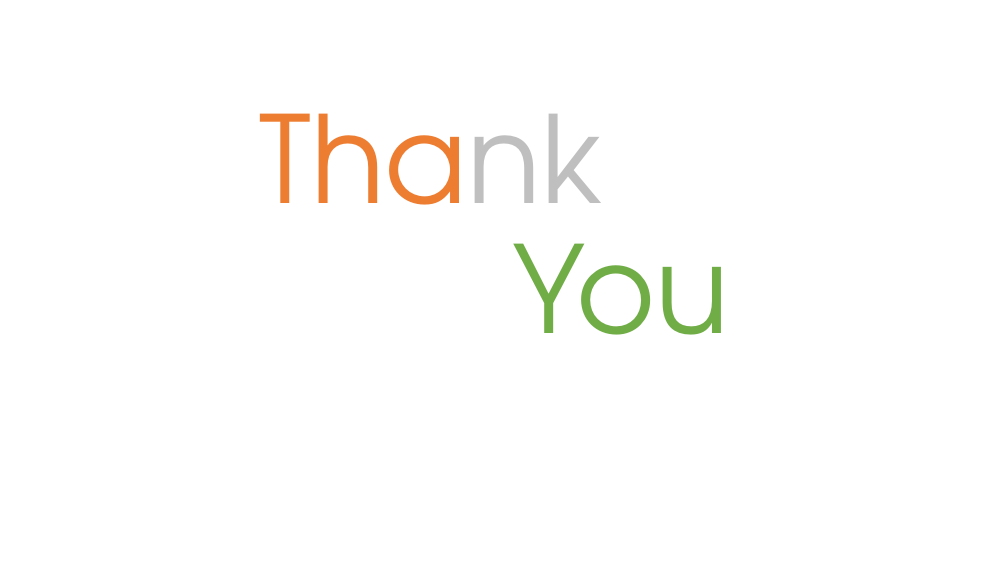
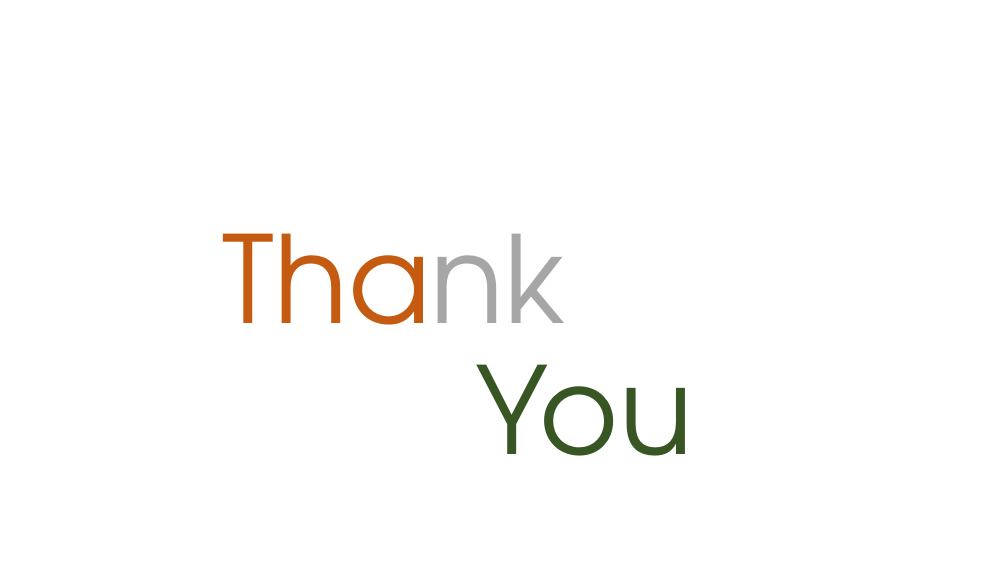
Before and after one commit to ParthHaker/ppt, a slide deck: slide 13 of The Constitution of India.pptx. Drawn at 1008x567 pixels with LibreOffice and Linux fonts; fonts in the diff are those of the drawing; background and template pictures are left out. Boxes give left, top, right and bottom in pixels: in the first picture for what was removed or moved away, otherwise in the second. Text is boxed around its words. In the diff, an @@ line names an element or a change of style, - is before the commit and + after.

```diff
--- a/The Constitution of India.pptx
+++ b/The Constitution of India.pptx
@@ title "Thank You": place and size @@
-title "Thank You" at box(260, 113, 729, 335)
+title "Thank You" at box(223, 233, 693, 456)
@@ title "Thank You" at box(223, 233, 693, 456): text colour #ED7D31 to #C55A11, text colour #BFBFBF to #A6A6A6 in "Thank"; text colour #70AD47 to #385723 in "You" @@
```
Also in this commit, not shown: 6 other slides changed.
